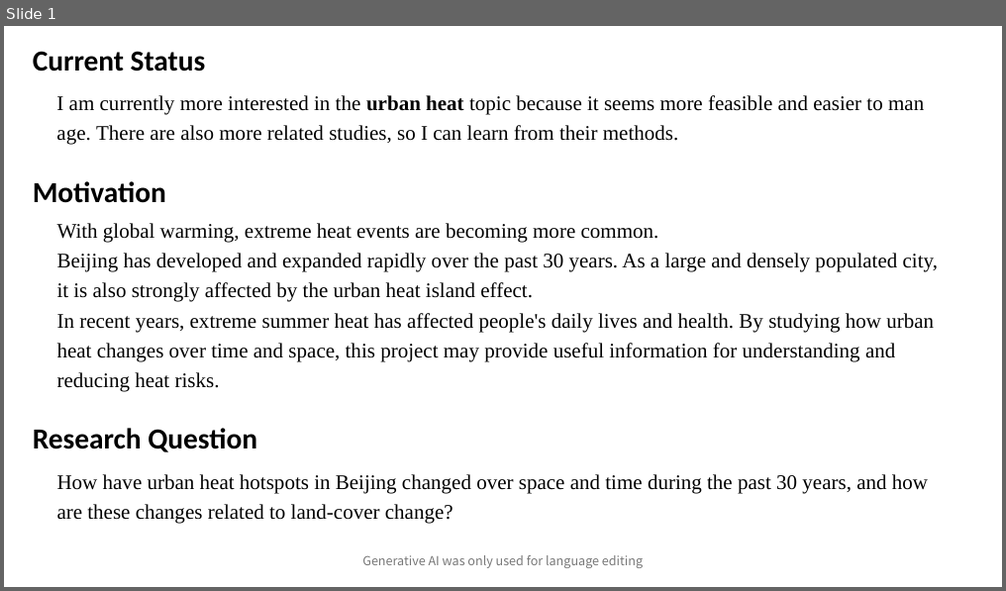
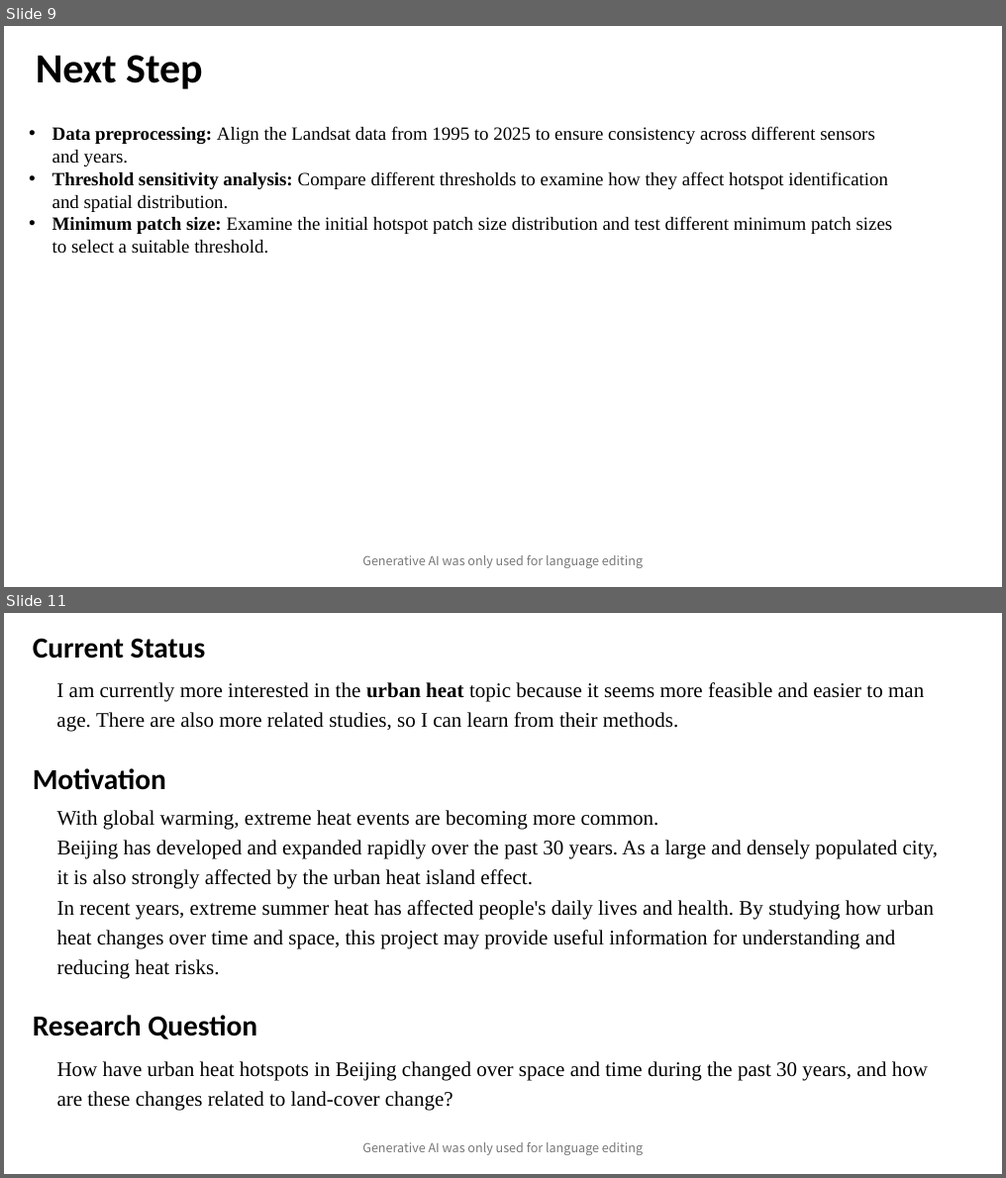
Before and after one commit to mengz12/sds320_project_meng, a slide deck: SDS320_MengZhang_ProjectSlides.pptx. Shown one above the other, each under a label of ours: slide 1 before the commit, slides 9 and 11 after it; the slides between them are not shown. The pictures are 1006x591 and 1006x1178 pixels, drawn with LibreOffice and Linux fonts; fonts in the diff are those of the drawing. Boxes give left, top, right and bottom in pixels: in the first picture for what was removed or moved away, otherwise in the second. Text is boxed around its words. In the diff, an @@ line names an element or a change of style, - is before the commit and + after.

```diff
--- a/SDS320_MengZhang_ProjectSlides.pptx
+++ b/SDS320_MengZhang_ProjectSlides.pptx
@@ slide 9 added at (4, 26, 1002, 587), background #FFFFFF @@
@@ text added at (36, 55, 202, 89), 40 pt, text #000000, bold @@
+Next Step
@@ text added at (53, 126, 893, 254), 18 pt, text #000000 @@
+• Data preprocessing: Align the Landsat data from 1995 to 2025 to ensure consistency across different sensors and years.
+• Threshold sensitivity analysis: Compare different thresholds to examine how they affect hotspot identification and spatial distribution.
+• Minimum patch size: Examine the initial hotspot patch size distribution and test different minimum patch sizes to select a suitable threshold.
@@ text added at (362, 556, 643, 569), 12 pt, text #797979 @@
+Generative AI was only used for language editing
@@ what was slide 1 is now slide 11 @@
```
Also in this commit, not shown: 1 slide changed, 9 other slides added.
